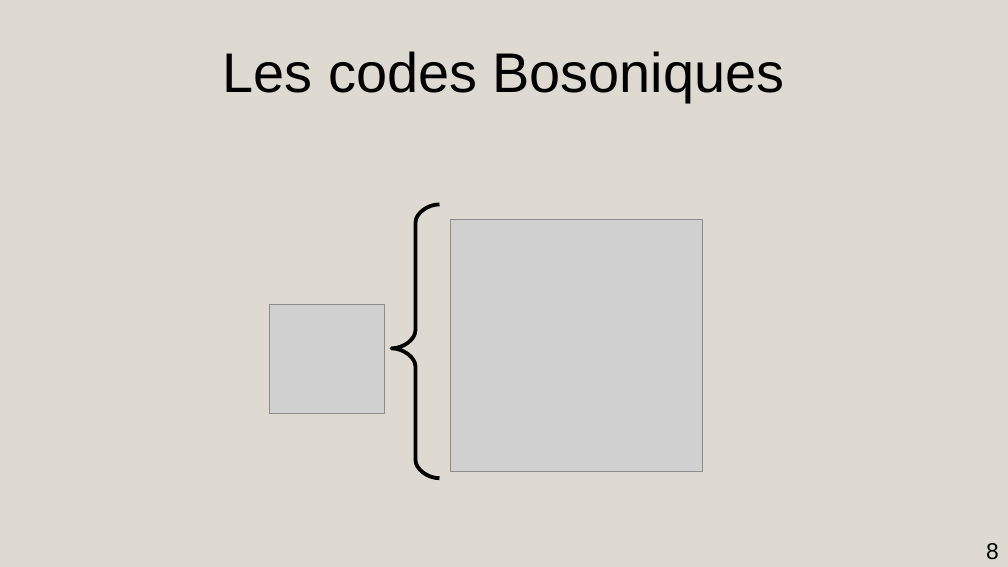
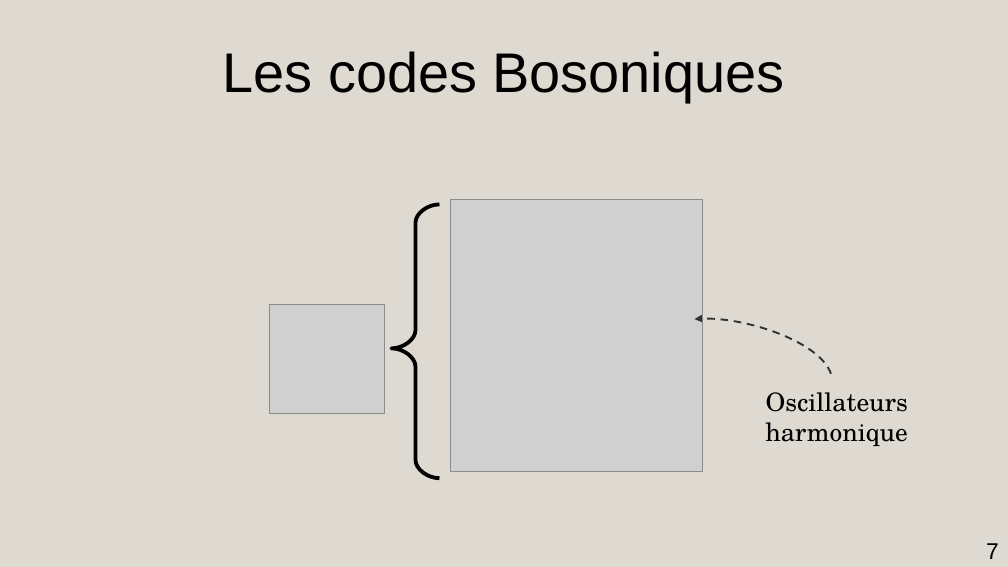
Before and after one commit to AmdaU/presentations, a slide deck: slide 7 of Seminaire/Seminaire.odp (slide 8 before the commit). Drawn at 1008x567 pixels with LibreOffice and Linux fonts; fonts in the diff are those of the drawing; grey boxes stand for pictures. Boxes give left, top, right and bottom in pixels: in the first picture for what was removed or moved away, otherwise in the second. Text is boxed around its words. In the diff, an @@ line names an element or a change of style, - is before the commit and + after.

```diff
--- a/Seminaire/Seminaire.odp
+++ b/Seminaire/Seminaire.odp
@@ picture: place and size @@
-picture at (451,220,703,472)
+picture at (451,199,703,472)
@@ freeform shape added at (695,318,831,374), outline #333333 1.5 pt dashed @@
@@ title added at (765,392,908,446), 20 pt, text #000000 @@
+Oscillateurs harmonique
@@ page number at (986,543,999,559): text changed @@
-8
+7
```
Also in this commit, not shown: 12 other slides changed, 9 slides added, 5 slides removed, 24 other files.
